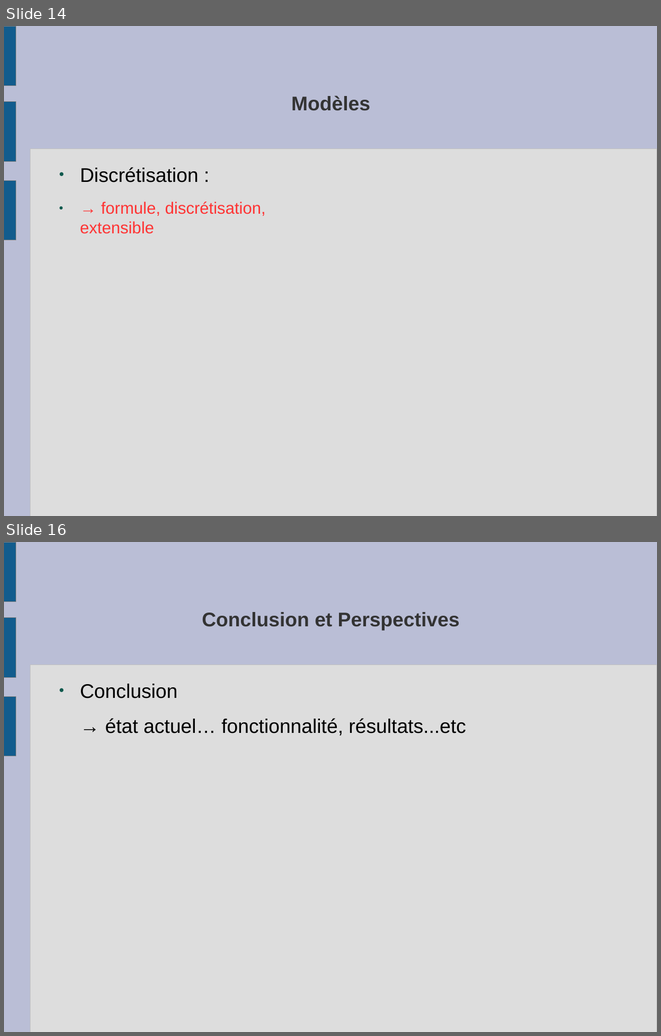
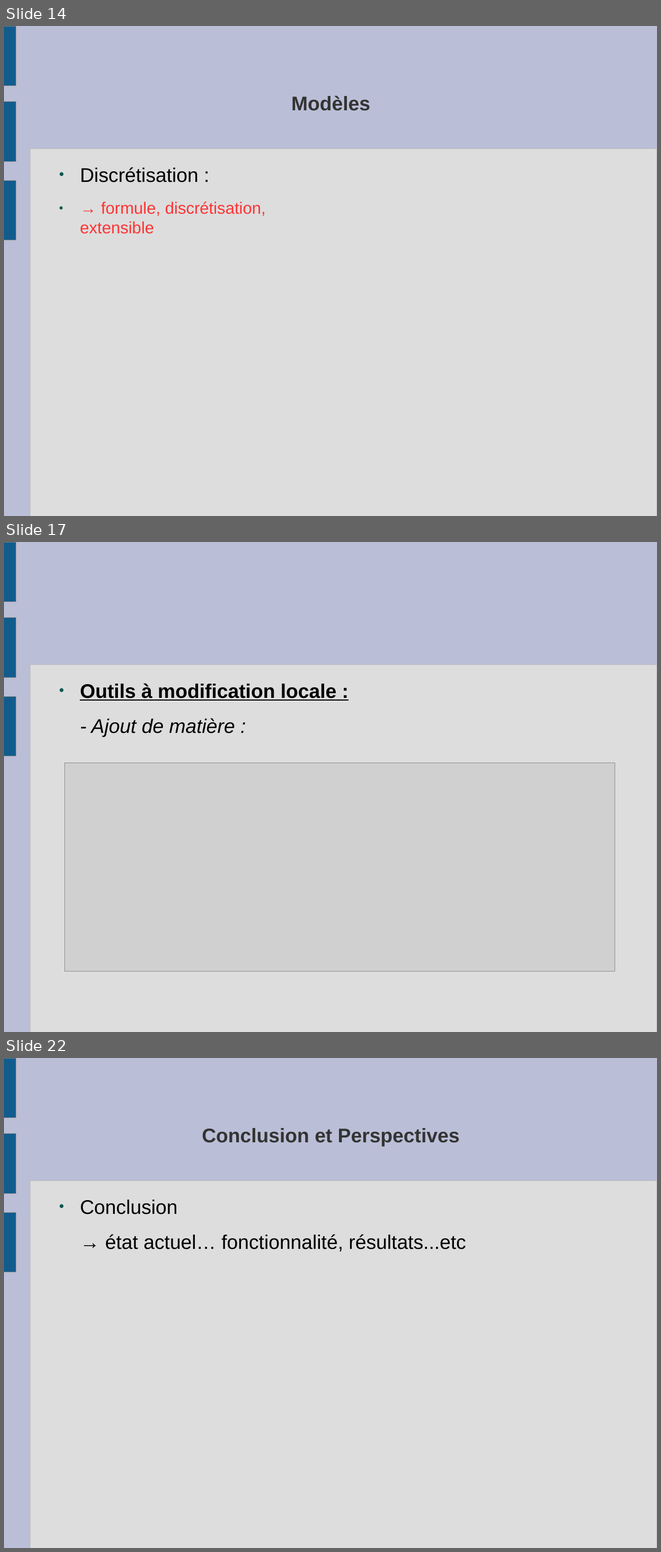
Before and after one commit to slvrgauthier/OpenSculpt, a slide deck: Documentation/Soutenance.odp. Shown one above the other, each under a label of ours: slides 14 and 16 before the commit, slides 14, 17 and 22 after it; the slides between them are not shown. The pictures are 661x1036 and 661x1552 pixels, drawn with LibreOffice and Linux fonts; fonts in the diff are those of the drawing; grey boxes stand for pictures. Boxes give left, top, right and bottom in pixels: in the first picture for what was removed or moved away, otherwise in the second. Text is boxed around its words. In the diff, an @@ line names an element or a change of style, - is before the commit and + after.

```diff
--- a/Documentation/Soutenance.odp
+++ b/Documentation/Soutenance.odp
@@ slide 17 added at (4,542,657,1032), background #BABED6; not listed: 4 template elements that a slide beside it also shows @@
@@ text added at (80,683,337,737), 24 pt, text #000000, bold, underline @@
+● Outils à modification locale :
+- Ajout de matière :
@@ picture added at (64,763,615,972) @@
@@ what was slide 16 is now slide 22 @@
```
Also in this commit, not shown: 6 other slides added, 1 slide removed, 2 other files.
